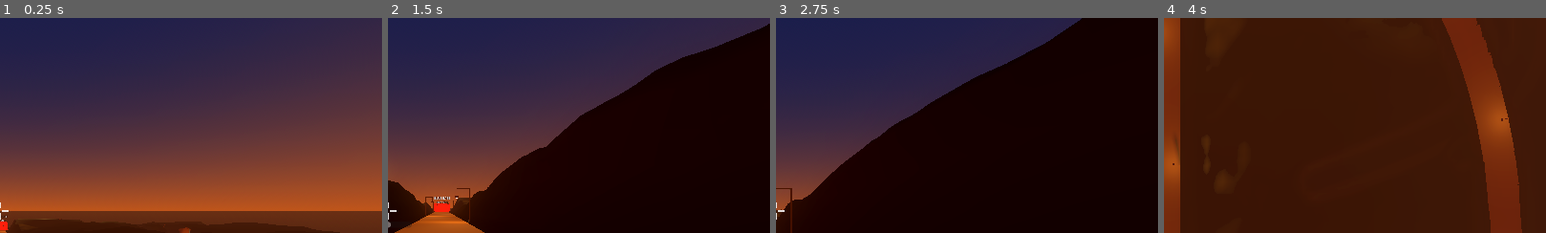
Above: before the commit, frames 1-4 (left to right).
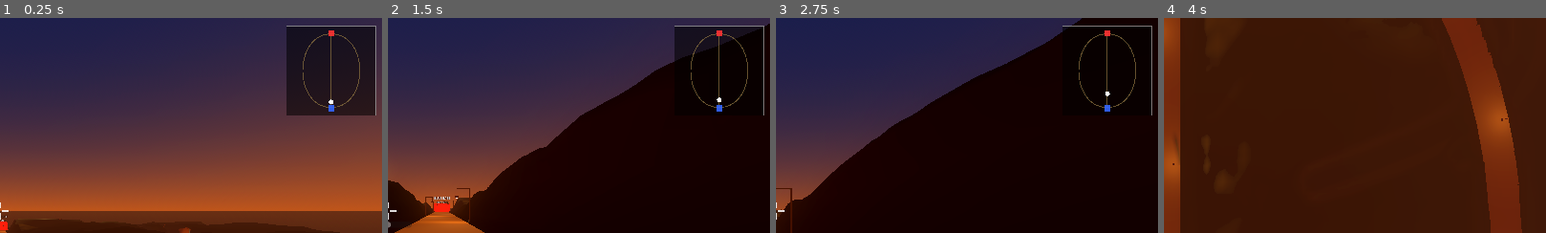
Above: after the commit, the same moments.

Repository: aldmbmtl/flanker
Game: Godot game, scene res://scenes/Main.tscn
Two runs of this game, one before a commit and one after it. Both use one fixed random seed, a clock stepped at 60 frames per second and the inputs below.
Inputs (mouse positions are % of the whole screen's width and height, from its top left):
- Up to frame 1 (0.25 s): no input
- Up to frame 2 (1.5 s): tap Enter at 0.5 s; move the mouse to (55, 50) at 0.52 s; hold Ctrl (crouch) 0.53-1.28 s; hold W (move_forward) from 0.53 s (still down); click (55, 50) at 0.67 s; tap Space (jump) at 0.77 s; move the mouse to (45, 50) at 1.27 s; click (45, 50) at 1.35 s
- Up to frame 3 (2.75 s): keep holding W (move_forward); tap Space (jump) at 1.52 s; move the mouse to (52, 48) at 2.02 s; hold Shift (sprint) from 2.03 s (still down); click (52, 48) at 2.17 s
- Up to frame 4 (4 s): keep holding W (move_forward); move the mouse to (49, 52) at 2.77 s; release Shift (sprint) at 2.78 s; right-click (49, 52) at 2.85 s; click (49, 52) at 2.92 s; tap Space (jump) at 3.02, 3.77 s; move the mouse to (57, 51) at 3.52 s; tap Tab at 3.6 s; click (57, 51) at 3.67 s
The pictures show only the part of the screen within x 50-100%, y 5-55%; the shares and areas given below are measured in that part.

The runs differ from the first frame. In frame 1, 9.8% of the frame differs, in the area x 75-99%, y 3-46%; in frame 2, 2.5%; in frame 3, 0.6%; in frame 4, nothing differs.

Commit message:
added map

Diff:
--- a/scenes/Main.tscn
+++ b/scenes/Main.tscn
@@ -10,6 +10,7 @@
 [ext_resource type="Script" path="res://scripts/LaneVisualizer.gd" id="8"]
 [ext_resource type="Script" path="res://scripts/LampPlacer.gd" id="9"]
 [ext_resource type="Environment" path="res://assets/night_environment.tres" id="10"]
+[ext_resource type="Script" path="res://scripts/Minimap.gd" id="11"]
 
 [node name="Main" type="Node"]
 script = ExtResource("1")
@@ -229,3 +230,15 @@
 text = ""
 horizontal_alignment = 1
 visible = false
+
+[node name="Minimap" type="Control" parent="HUD"]
+anchor_left = 1.0
+anchor_top = 0.0
+anchor_right = 1.0
+anchor_bottom = 0.0
+offset_left = -160.0
+offset_top = 50.0
+offset_right = -10.0
+offset_bottom = 200.0
+mouse_filter = 2
+script = ExtResource("11")
--- a/scripts/Main.gd
+++ b/scripts/Main.gd
@@ -17,6 +17,7 @@
 @onready var wave_announce_label: Label = $HUD/WaveAnnounceLabel
 @onready var crosshair: Control = $HUD/Crosshair
 @onready var respawn_label: Label = $HUD/RespawnLabel
+@onready var minimap: Control = $HUD/Minimap
 
 func _ready() -> void:
 	Input.set_mouse_mode(Input.MOUSE_MODE_CAPTURED)
@@ -60,6 +61,7 @@
 	fps_player.set_active(is_fps)
 	rts_camera.current = !is_fps
 	crosshair.visible = is_fps
+	minimap.visible = is_fps
 	if is_fps:
 		Input.set_mouse_mode(Input.MOUSE_MODE_CAPTURED)
 		mode_label.text = "Mode: FPS  [Tab] to switch"
--- /dev/null
+++ b/scripts/Minimap.gd
@@ -0,0 +1,95 @@
+extends Control
+
+const MAP_RADIUS    := 100.0  # half of 200×200 world
+const MINIMAP_SIZE  := 150.0  # pixels
+
+# Colors
+const COL_BG        := Color(0.0, 0.0, 0.0, 0.55)
+const COL_BORDER    := Color(0.8, 0.8, 0.8, 0.6)
+const COL_LANE      := Color(0.55, 0.45, 0.25, 0.7)
+const COL_BLUE_BASE := Color(0.2, 0.4, 1.0, 0.9)
+const COL_RED_BASE  := Color(1.0, 0.2, 0.2, 0.9)
+const COL_BLUE_MINION := Color(0.3, 0.55, 1.0, 1.0)
+const COL_RED_MINION  := Color(1.0, 0.35, 0.35, 1.0)
+const COL_PLAYER    := Color(1.0, 1.0, 1.0, 1.0)
+
+# Pre-baked lane pixel arrays — computed once in _ready()
+var _lane_pixels: Array = []
+
+# Base pixel positions
+var _blue_base_px: Vector2
+var _red_base_px: Vector2
+
+@onready var _fps_player: CharacterBody3D = get_node("/root/Main/FPSPlayer")
+
+
+func _ready() -> void:
+	custom_minimum_size = Vector2(MINIMAP_SIZE, MINIMAP_SIZE)
+	mouse_filter = MOUSE_FILTER_IGNORE
+
+	# Pre-bake lane polylines
+	for i in range(3):
+		var pts: Array = LaneData.get_lane_points(i)
+		var px_arr: Array[Vector2] = []
+		for p in pts:
+			px_arr.append(_world_to_map(Vector2(p.x, p.y)))
+		_lane_pixels.append(px_arr)
+
+	# Base positions: blue z=+84, red z=-84 (both x=0)
+	_blue_base_px = _world_to_map(Vector2(0.0, 84.0))
+	_red_base_px  = _world_to_map(Vector2(0.0, -84.0))
+
+
+func _process(_delta: float) -> void:
+	queue_redraw()
+
+
+func _draw() -> void:
+	var r: Rect2 = Rect2(Vector2.ZERO, Vector2(MINIMAP_SIZE, MINIMAP_SIZE))
+
+	# Background
+	draw_rect(r, COL_BG)
+
+	# Lane lines
+	for lane_px in _lane_pixels:
+		if lane_px.size() >= 2:
+			draw_polyline(lane_px, COL_LANE, 1.5)
+
+	# Base markers (5×5 squares, centered)
+	var base_half := Vector2(5.0, 5.0)
+	draw_rect(Rect2(_blue_base_px - base_half, base_half * 2.0), COL_BLUE_BASE)
+	draw_rect(Rect2(_red_base_px  - base_half, base_half * 2.0), COL_RED_BASE)
+
+	# Minion dots
+	for minion in get_tree().get_nodes_in_group("minions"):
+		if not is_instance_valid(minion):
+			continue
+		var gp: Vector3 = minion.global_position
+		var px: Vector2 = _world_to_map(Vector2(gp.x, gp.z))
+		if _in_bounds(px):
+			var team: int = minion.get("team") if minion.get("team") != null else 0
+			var col: Color = COL_BLUE_MINION if team == 0 else COL_RED_MINION
+			draw_circle(px, 2.5, col)
+
+	# Player dot
+	if is_instance_valid(_fps_player):
+		var pp: Vector3 = _fps_player.global_position
+		var px: Vector2 = _world_to_map(Vector2(pp.x, pp.z))
+		if _in_bounds(px):
+			draw_circle(px, 4.0, COL_PLAYER)
+
+	# Border
+	draw_rect(r, COL_BORDER, false, 1.5)
+
+
+# Convert world XZ (as Vector2(x, z)) to minimap pixel coords.
+# World: x right, z down-screen (z+ = blue side).
+# Minimap: top = red side (z=-100), bottom = blue side (z=+100).
+func _world_to_map(xz: Vector2) -> Vector2:
+	var nx: float = (xz.x / MAP_RADIUS) * 0.5 + 0.5    # 0..1, left→right
+	var nz: float = (xz.y / MAP_RADIUS) * 0.5 + 0.5    # 0..1, top=red(z-), bottom=blue(z+)
+	return Vector2(nx * MINIMAP_SIZE, nz * MINIMAP_SIZE)
+
+
+func _in_bounds(px: Vector2) -> bool:
+	return px.x >= 0.0 and px.x <= MINIMAP_SIZE and px.y >= 0.0 and px.y <= MINIMAP_SIZE
Not shown: 1 places in scenes/Main.tscn that only renumber resources
